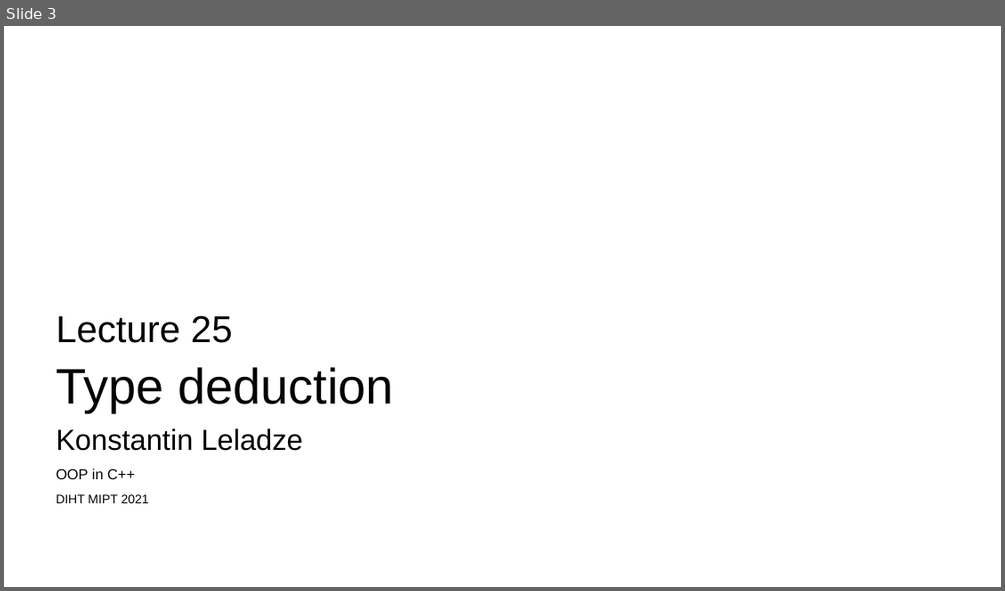
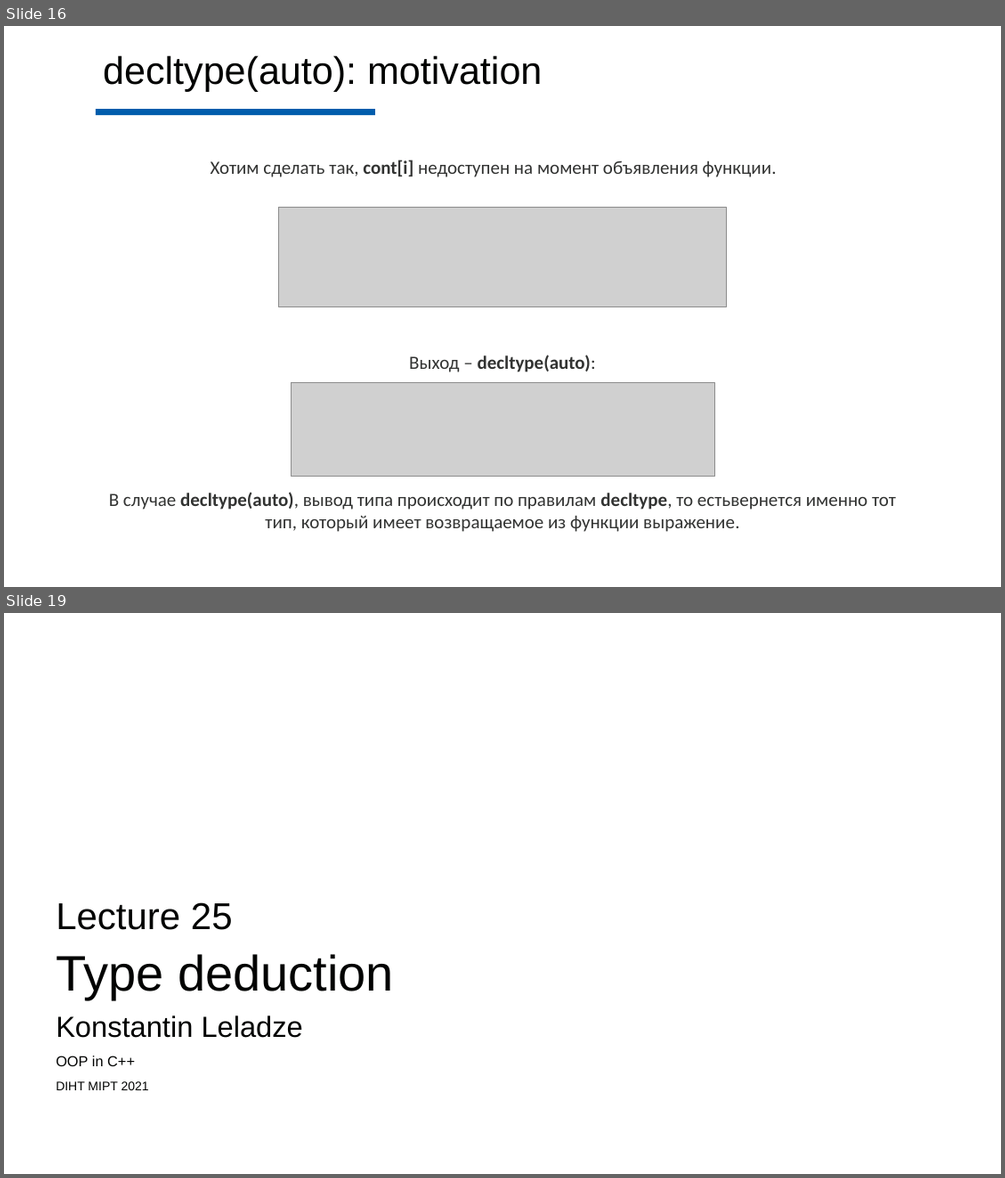
Before and after one commit to Costello1329/cpp-mipt-2021, a slide deck: lectures/lecture-25/draft.pptx. Shown one above the other, each under a label of ours: slide 3 before the commit, slides 16 and 19 after it; the slides between them are not shown. The pictures are 1005x591 and 1005x1178 pixels, drawn with LibreOffice and Linux fonts; fonts in the diff are those of the drawing; grey boxes stand for pictures; background and template pictures are left out. Boxes give left, top, right and bottom in pixels: in the first picture for what was removed or moved away, otherwise in the second. Text is boxed around its words. In the diff, an @@ line names an element or a change of style, - is before the commit and + after.

```diff
--- a/lectures/lecture-25/draft.pptx
+++ b/lectures/lecture-25/draft.pptx
@@ slide 16 added at (x1=4, y1=26, x2=1001, y2=587), background #FEFEFE @@
@@ text added at (x1=103, y1=55, x2=542, y2=92), 37 pt, text #020302 @@
+decltype(auto): motivation
@@ line added from (96, 112) to (375, 112), #015DAC 6 pt @@
@@ text added at (x1=210, y1=160, x2=777, y2=177), 18 pt, text #323332 @@
+Хотим сделать так, cont[i] недоступен на момент объявления функции.
@@ picture added at (x1=278, y1=207, x2=727, y2=306) @@
@@ text added at (x1=409, y1=354, x2=596, y2=372), 18 pt, text #323332, bold @@
+Выход – decltype(auto):
@@ picture added at (x1=291, y1=383, x2=714, y2=476) @@
@@ text added at (x1=109, y1=491, x2=896, y2=532), 18 pt, text #323332 @@
+В случае decltype(auto), вывод типа происходит по правилам decltype, то естьвернется именно тот тип, который имеет возвращаемое из функции выражение.
@@ what was slide 3 is now slide 19 @@
```
Also in this commit, not shown: 16 other slides added, 1 slide removed.
